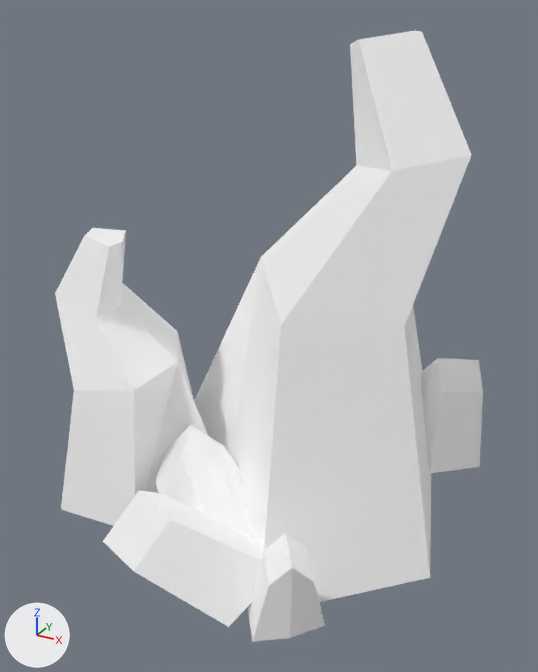
Before and after pictures for a commit that changed the glTF model Assets/Models/Environment/Rocks/Rock_Type3_01.glb.
Both versions are drawn from a 50 mm camera at (1.43, -2.55, 2.0) aimed at (0.05, -0.04, 0.75). Lighting does not change. The marker at lower left points along +X, +Y and +Z. Where no turn or scale is listed for an object, it has been applied to the vertices.

Objects in the first picture: 'Rock Type3 01 mesh'.
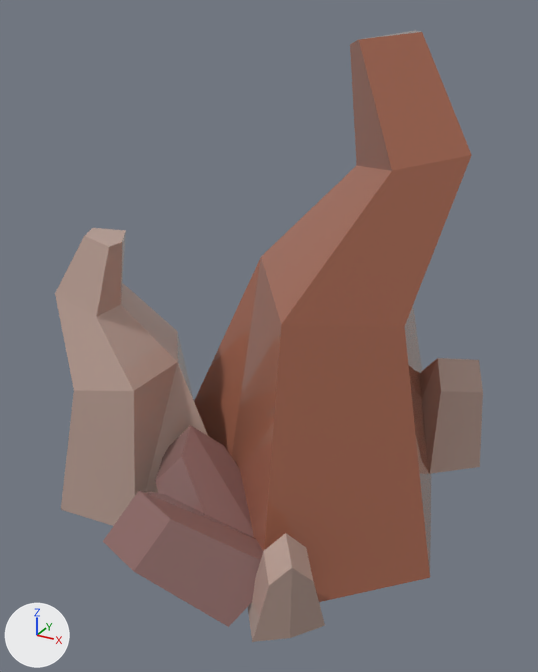
What differs and where, as boxes [x1, y1, x2, y2] in the pictures (538 x 672 px):
'Rock Type3 01 mesh', surface changed (white to brown)
    both: [55, 30, 483, 642]

Diff of the bpy script that builds the scene:
```diff
--- a/Assets/Models/Environment/Rocks/Rock_Type3_01.glb.py
+++ b/Assets/Models/Environment/Rocks/Rock_Type3_01.glb.py
@@ img_colorsheet_rock_orange @@
+img_colorsheet_rock_orange = load_image('Colorsheet Rock orange', '_unpacked/Colorsheet_Rock_orange', 8, 8, 'sRGB')
@@ mat_color2 @@
 mat_color2 = principled_material('color2')
-mat_color2.base_color = (1.0, 1.0, 1.0)  # white #ffffff
-mat_color2.metallic = 1.0
-mat_color2.roughness = 1.0
+mat_color2.texture = img_colorsheet_rock_orange
+mat_color2.roughness = 0.0
```
